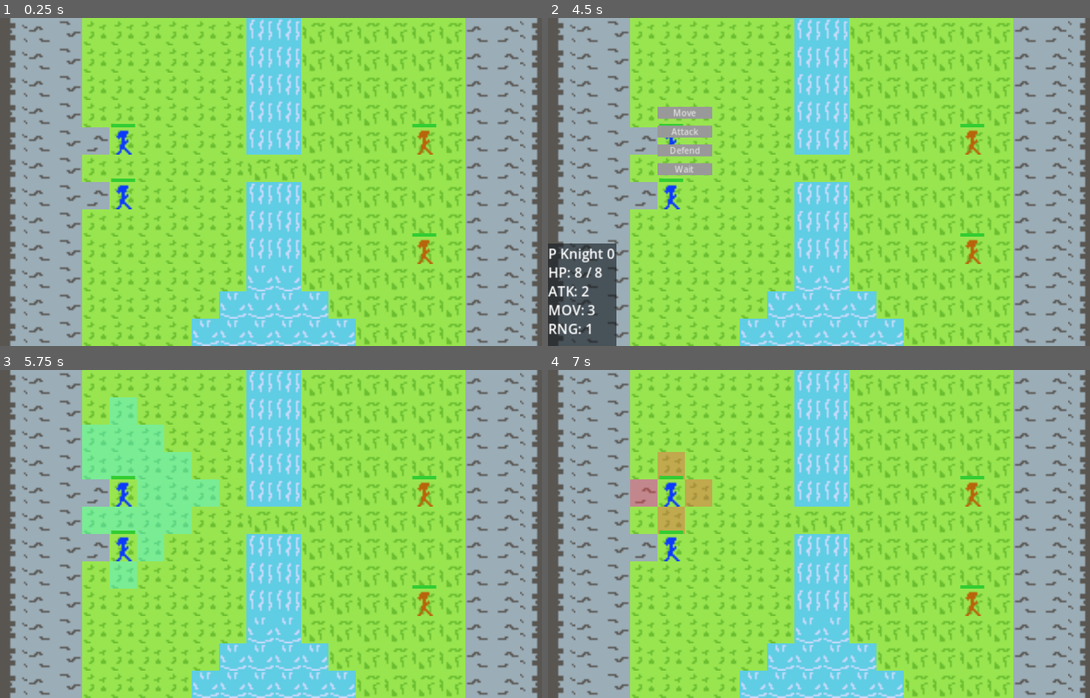
Above: before the commit, frames 1-4 (two rows, left to right).
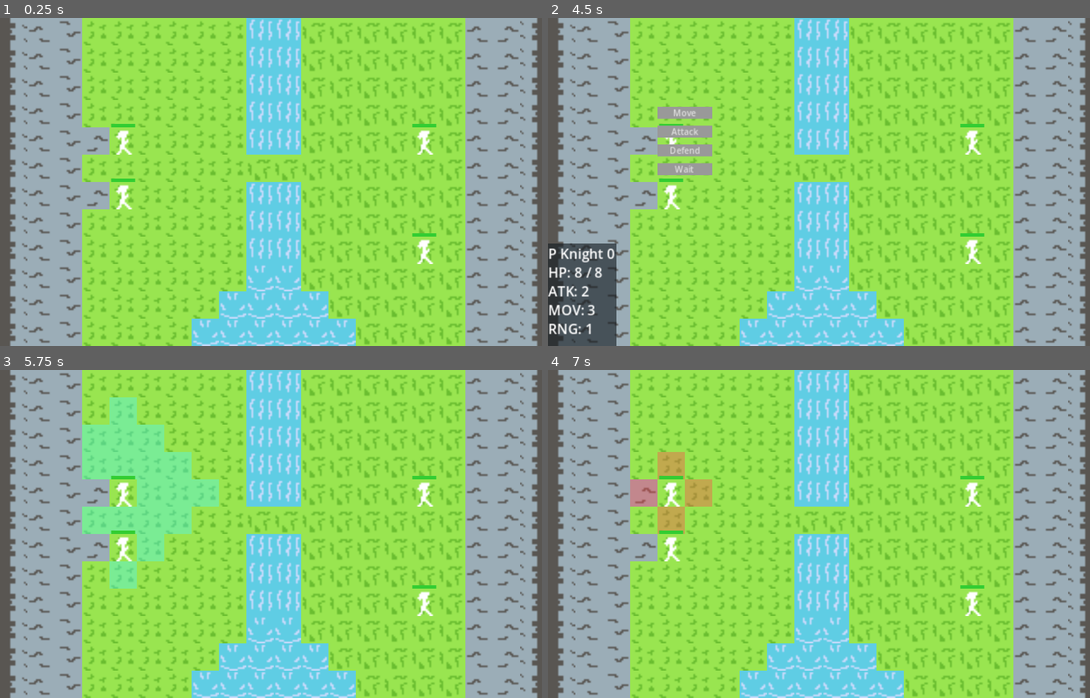
Above: after the commit, the same moments.

Repository: gui-stefanini/basictrpg
Game: Godot game, scene res://Scenes/InGame/game_manager.tscn
The game is run twice, just before and just after one commit, with the same random seed, the same clock (stepped at 60 frames per second) and the same inputs. This scene is started directly instead of the project's main scene.
Inputs (mouse positions are in pixels of both pictures, inside the frame that each line leads up to):
- Up to frame 1 (0.25 s): no input
- Up to frame 2 (4.5 s): tap Enter at 0.5, 2, 3.5 s; move the mouse to (943, 165) at 0.52 s; click (943, 165) at 0.67 s; tap Space at 1.25, 2.75, 4.25 s; move the mouse to (710, 198) at 1.27 s; click (710, 198) at 1.42 s; move the mouse to (878, 109) at 2.02 s; click (878, 109) at 2.17 s; move the mouse to (791, 247) at 2.77 s; click (791, 247) at 2.92 s; move the mouse to (987, 231) at 3.52 s; click (987, 231) at 3.67 s; move the mouse to (656, 132) at 4.27 s; click (656, 132) at 4.42 s
- Up to frame 3 (5.75 s): click "Move" at 5 s
- Up to frame 4 (7 s): move the mouse to (851, 534) at 5.77 s; click (851, 534) at 5.92 s; click "Attack" at 6.5 s

The runs differ from the first frame. In frame 1, 0.5% of the frame differs, in the area x 21-81%, y 34-75%; in frame 2, 0.4%; in frame 3, 0.5%; in frame 4, 0.5%.

Commit message:
Ver(Pre: 0.1.18.1)
Unified Unit Scenes

Diff:
--- a/Scenes/InGame/game_manager.tscn
+++ b/Scenes/InGame/game_manager.tscn
@@ -1,10 +1,9 @@
-[gd_scene load_steps=10 format=3 uid="uid://cf4j0nfjaajbe"]
+[gd_scene load_steps=9 format=3 uid="uid://cf4j0nfjaajbe"]
 
 [ext_resource type="Script" uid="uid://b7r1ysmcak8vj" path="res://Scripts/GameScripts/game_manager.gd" id="1_kmrvs"]
-[ext_resource type="PackedScene" uid="uid://dcv8iwne8u7cf" path="res://Scenes/Units/player_unit.tscn" id="2_e6ru4"]
+[ext_resource type="PackedScene" uid="uid://dw3oapme00484" path="res://Scenes/Units/unit.tscn" id="2_wg6t1"]
 [ext_resource type="Script" uid="uid://dh3seoviprk6r" path="res://Scripts/GameScripts/move_manager.gd" id="4_wg6t1"]
 [ext_resource type="Script" uid="uid://c4bgwv0xvr6cl" path="res://Scripts/GameScripts/action_manager.gd" id="5_frkii"]
-[ext_resource type="PackedScene" uid="uid://bo14mrvga8syw" path="res://Scenes/Units/enemy_unit.tscn" id="6_5tjy5"]
 [ext_resource type="PackedScene" uid="uid://yvil7ohb0qf4" path="res://Scenes/InGame/action_menu.tscn" id="9_iav25"]
 [ext_resource type="PackedScene" uid="uid://dg028svcnu8gy" path="res://Scenes/Menus/end_screen.tscn" id="10_fuy7q"]
 [ext_resource type="PackedScene" uid="uid://crxd46k35kbox" path="res://Scenes/InGame/unit_info_panel.tscn" id="11_uj5f7"]
@@ -12,8 +11,7 @@
 
 [node name="GameManager" type="Node2D" node_paths=PackedStringArray("ManagerTimer", "ActionMenu", "EndScreen", "ActiveUnitInfoPanel", "ClickedUnitInfoPanel", "ActionForecast", "MyMoveManager", "MyActionManager")]
 script = ExtResource("1_kmrvs")
-PlayerScene = ExtResource("2_e6ru4")
-EnemyScene = ExtResource("6_5tjy5")
+UnitScene = ExtResource("2_wg6t1")
 ManagerTimer = NodePath("ManagerTimer")
 ActionMenu = NodePath("ActionMenu")
 EndScreen = NodePath("EndScreen")
--- a/Scenes/Units/enemy_unit.tscn
+++ /dev/null
@@ -1,25 +0,0 @@
-[gd_scene load_steps=4 format=3 uid="uid://bo14mrvga8syw"]
-
-[ext_resource type="Texture2D" uid="uid://ina1d4vnwq2i" path="res://Assets/Art/Sprites/PlayerSprite_1.png" id="1_2bn7p"]
-[ext_resource type="PackedScene" uid="uid://dw3oapme00484" path="res://Scenes/Units/unit.tscn" id="1_anbff"]
-
-[sub_resource type="SpriteFrames" id="SpriteFrames_h65uc"]
-animations = [{
-"frames": [{
-"duration": 1.0,
-"texture": ExtResource("1_2bn7p")
-}],
-"loop": true,
-"name": &"default",
-"speed": 5.0
-}]
-
-[node name="Unit" node_paths=PackedStringArray("Sprite", "HealthBar") instance=ExtResource("1_anbff")]
-Data = null
-Sprite = NodePath("AnimatedSprite2D")
-HealthBar = NodePath("HealthBar")
-Faction = 1
-
-[node name="AnimatedSprite2D" parent="." index="0"]
-modulate = Color(0.722163, 0.392597, 0.0462546, 1)
-sprite_frames = SubResource("SpriteFrames_h65uc")
--- a/Scenes/Units/player_unit.tscn
+++ /dev/null
@@ -1,24 +0,0 @@
-[gd_scene load_steps=4 format=3 uid="uid://dcv8iwne8u7cf"]
-
-[ext_resource type="Texture2D" uid="uid://ina1d4vnwq2i" path="res://Assets/Art/Sprites/PlayerSprite_1.png" id="1_1qwtc"]
-[ext_resource type="PackedScene" uid="uid://dw3oapme00484" path="res://Scenes/Units/unit.tscn" id="1_sqtjf"]
-
-[sub_resource type="SpriteFrames" id="SpriteFrames_tlcot"]
-animations = [{
-"frames": [{
-"duration": 1.0,
-"texture": ExtResource("1_1qwtc")
-}],
-"loop": true,
-"name": &"default",
-"speed": 5.0
-}]
-
-[node name="Unit" node_paths=PackedStringArray("Sprite", "HealthBar") instance=ExtResource("1_sqtjf")]
-Data = null
-Sprite = NodePath("AnimatedSprite2D")
-HealthBar = NodePath("HealthBar")
-
-[node name="AnimatedSprite2D" parent="." index="0"]
-modulate = Color(0.0445413, 0.225188, 1, 1)
-sprite_frames = SubResource("SpriteFrames_tlcot")
--- a/Scenes/Units/unit.tscn
+++ b/Scenes/Units/unit.tscn
@@ -1,15 +1,30 @@
-[gd_scene load_steps=4 format=3 uid="uid://dw3oapme00484"]
+[gd_scene load_steps=6 format=3 uid="uid://dw3oapme00484"]
 
 [ext_resource type="Script" uid="uid://dv8uxfbfptcap" path="res://Scripts/UnitScripts/unit.gd" id="1_c86kq"]
 [ext_resource type="PackedScene" uid="uid://diw6qixitepkx" path="res://Scenes/Units/health_bar.tscn" id="2_8omp6"]
 [ext_resource type="Script" uid="uid://dajw61vh5kchp" path="res://Scripts/UnitScripts/unit_data.gd" id="2_lpvrq"]
+[ext_resource type="Texture2D" uid="uid://ina1d4vnwq2i" path="res://Assets/Art/Sprites/PlayerSprite_1.png" id="3_kd50l"]
 
-[node name="Unit" type="CharacterBody2D"]
+[sub_resource type="SpriteFrames" id="SpriteFrames_fqcdl"]
+animations = [{
+"frames": [{
+"duration": 1.0,
+"texture": ExtResource("3_kd50l")
+}],
+"loop": true,
+"name": &"default",
+"speed": 5.0
+}]
+
+[node name="Unit" type="CharacterBody2D" node_paths=PackedStringArray("Sprite", "HealthBar")]
 z_index = 5
 script = ExtResource("1_c86kq")
 Data = ExtResource("2_lpvrq")
+Sprite = NodePath("AnimatedSprite2D")
+HealthBar = NodePath("HealthBar")
 
 [node name="AnimatedSprite2D" type="AnimatedSprite2D" parent="."]
+sprite_frames = SubResource("SpriteFrames_fqcdl")
 
 [node name="HealthBar" parent="." instance=ExtResource("2_8omp6")]
 offset_left = -7.0
--- a/Scripts/AIScripts/ai_behavior.gd
+++ b/Scripts/AIScripts/ai_behavior.gd
@@ -91,10 +91,6 @@
 
 	return valid_targets
 
-##############################################################
-#                      2.3 TARGET SELECTION                  #
-##############################################################
-
 func GetTargetsInRange(owner: Unit, manager: GameManager, targets: Array[Unit]):
 	var unit_tile = manager.GroundGrid.local_to_map(owner.global_position)
 	var possible_targets : Array[Unit] = []
@@ -103,6 +99,10 @@
 		if manager.MyActionManager.AreTilesInRange(owner.Data.AttackRange, unit_tile, target_tile):
 			possible_targets.append(target)
 	return possible_targets
+
+##############################################################
+#                      2.3 TARGET SELECTION                  #
+##############################################################
 
 func TargetByStat(targets: Array[Unit], stat_getter: Callable, highest: bool = false, random: bool = false) -> Unit:
 	targets.sort_custom(
--- a/Scripts/GameScripts/game_manager.gd
+++ b/Scripts/GameScripts/game_manager.gd
@@ -17,8 +17,7 @@
 ######################
 #     REFERENCES     #
 ######################
-@export var PlayerScene: PackedScene
-@export var EnemyScene: PackedScene
+@export var UnitScene: PackedScene
 
 @export var ManagerTimer: Timer
 @export var ActionMenu: PanelContainer
@@ -144,14 +143,10 @@
 func SpawnUnit(spawn_info : SpawnInfo):
 	var unit_data = spawn_info.UnitClass
 	var spawn_pos = spawn_info.Position
-	var new_unit: Unit = EnemyScene.instantiate()
-	match spawn_info.Faction:
-		Unit.Factions.PLAYER:
-			new_unit = PlayerScene.instantiate()
-		Unit.Factions.ENEMY:
-			new_unit = EnemyScene.instantiate()
+	var new_unit: Unit = UnitScene.instantiate()
 
 	new_unit.Data = unit_data
+	new_unit.Faction = spawn_info.Faction
 
 	if spawn_info.Faction != Unit.Factions.PLAYER:
 		new_unit.AI = spawn_info.AI
